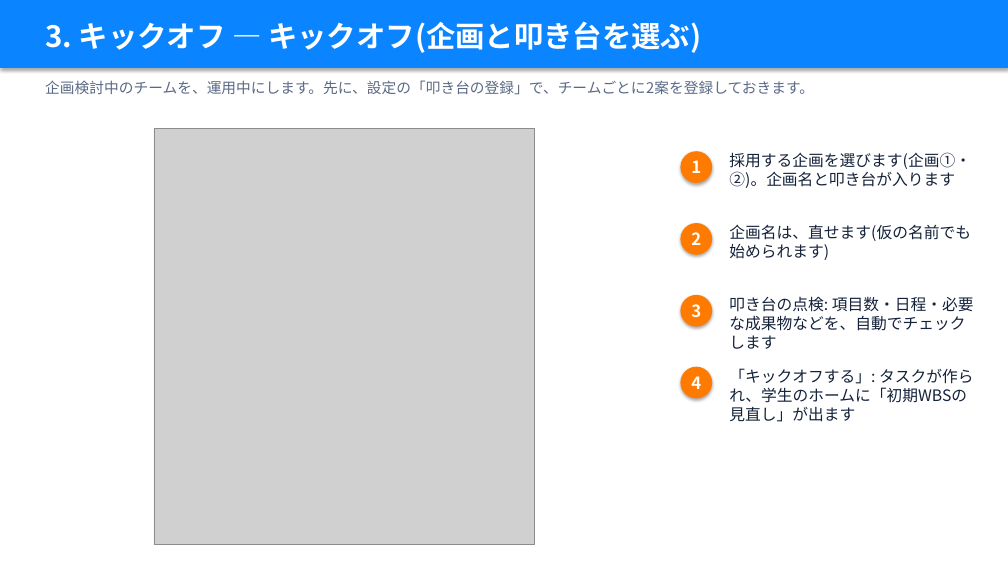
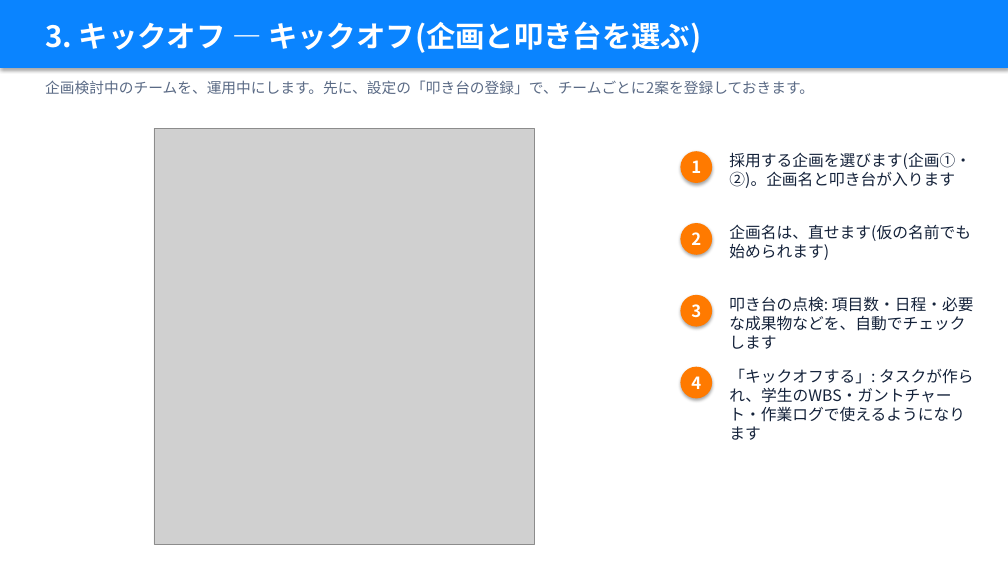
Before and after one commit to takky416-byte/sotsuken_pj_management, a slide deck: slide 12 of docs/manual/卒研PJ管理_説明資料_教員編.pptx. Drawn at 1008x567 pixels with LibreOffice and Linux fonts; fonts in the diff are those of the drawing; grey boxes stand for pictures. Boxes give left, top, right and bottom in pixels: in the first picture for what was removed or moved away, otherwise in the second. Text is boxed around its words. In the diff, an @@ line names an element or a change of style, - is before the commit and + after.

```diff
--- a/docs/manual/卒研PJ管理_説明資料_教員編.pptx
+++ b/docs/manual/卒研PJ管理_説明資料_教員編.pptx
@@ text at box(729, 368, 973, 440): text changed @@
-「キックオフする」: タスクが作られ、学生のホームに「初期WBSの見直し」が出ます
+「キックオフする」: タスクが作られ、学生のWBS・ガントチャート・作業ログで使えるようになります
```
Also in this commit, not shown: 6 other slides changed, 19 other files.
